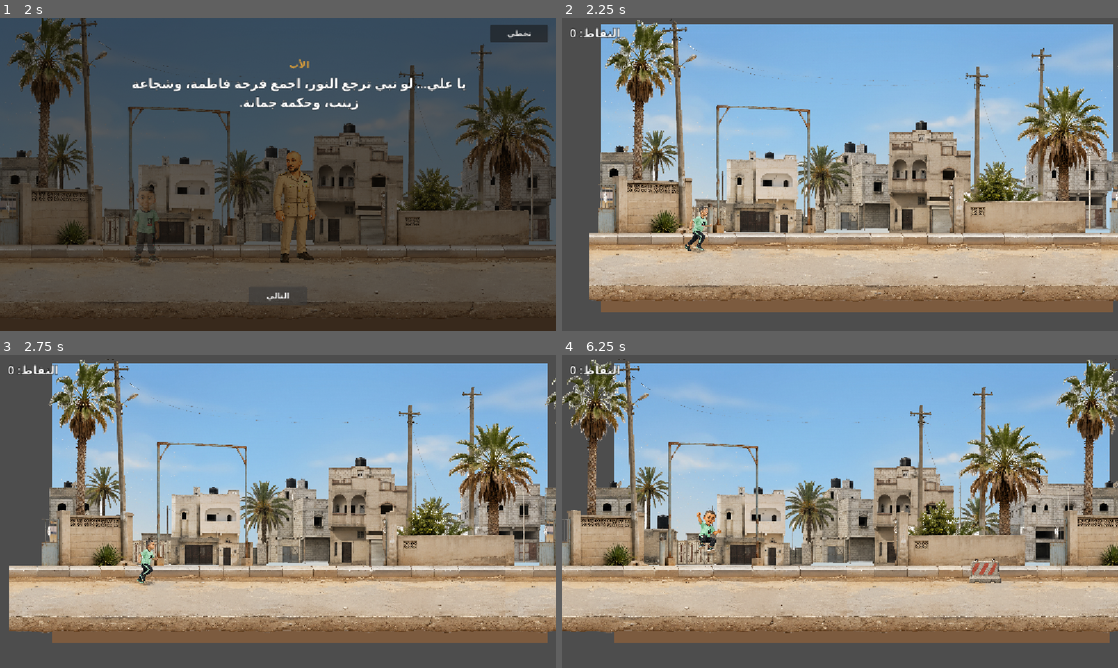
Above: before the commit, frames 1-4 (two rows, left to right).
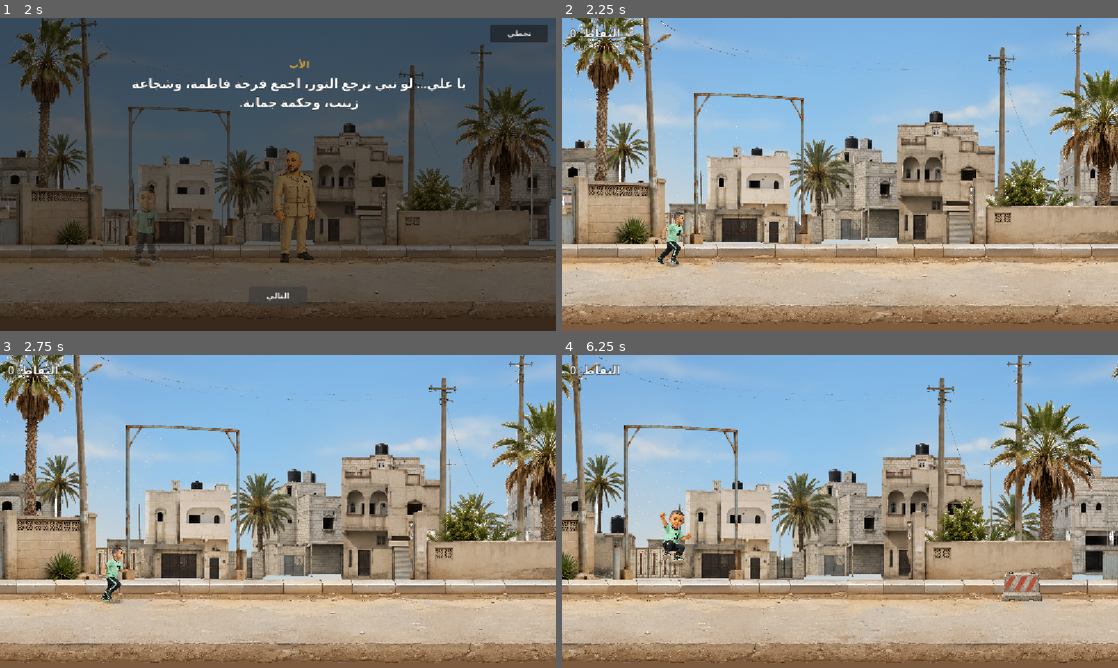
Above: after the commit, the same moments.

Repository: HamzaJwan/Ali-s-Runner
Game: Godot game, scene res://scenes/Main.tscn
Same seed, same stepped clock (60 frames per second), same inputs: the game is played once before the commit and once after it.
Inputs (mouse positions are in pixels of both pictures, inside the frame that each line leads up to):
- Up to frame 1 (2 s): click "ابدأ اللعب" at 0.5 s; click "التالي" at 1.25 s
- Up to frame 2 (2.25 s): click "تخطي" at 2 s
- Up to frame 3 (2.75 s): no input
- Up to frame 4 (6.25 s): tap Enter (ui_accept) at 2.75, 3.02, 3.77, 5.27, 6.02 s; move the mouse to (962, 495) at 2.77 s; click (962, 495) at 2.92 s; move the mouse to (728, 527) at 3.52 s; click (728, 527) at 3.67 s; move the mouse to (895, 442) at 4.27 s; click (895, 442) at 4.42 s; move the mouse to (812, 574) at 5.02 s; click (812, 574) at 5.17 s; move the mouse to (1006, 558) at 5.77 s; click (1006, 558) at 5.92 s

Frame 1 is identical in both runs. In frame 2, 59% of the frame differs, in the area x 0-100%, y 0-100%; in frame 3, 64%; in frame 4, 65%.

Commit message:
autopilot: hotfix camera framing and road polish
Fix the v1.36D camera zoom-out/margins bug: Godot's Camera2D.zoom is a
direct magnification multiplier (zoom=2 doubles size, zoomed IN), not
an inverse FOV value. GAMEPLAY_CAMERA_ZOOM was assigning
Vector2.ONE/1.12 (~0.893) directly to the zoom property, which zoomed
OUT and exposed dark/gray margins beyond the background sprites' fixed
1152x648 coverage. Now assigns 1.12 directly and divides by zoom (not
multiplies) when solving the camera position, matching Godot's real
screen = (world - camera) * zoom + view/2 mapping. Resulting camera
position is numerically unchanged from v1.36D; only the literal zoom
value was wrong. Road/ground visual fixes from v1.36D are untouched -
they did not contribute to the bug.

Co-Authored-By: Claude Sonnet 4.6 <noreply@anthropic.com>

Diff:
--- a/scripts/main.gd
+++ b/scripts/main.gd
@@ -100,18 +100,32 @@
 # encounter/story X positions, etc. are all still real, untouched world
 # coordinates). UI stays unaffected for free: CanvasLayer nodes always
 # render in raw screen space and ignore the active Camera2D's transform.
+#
+# v1.36D-HOTFIX: Camera2D.zoom is a direct magnification multiplier in Godot
+# (zoom = Vector2(2,2) makes everything twice as big/zoomed IN; zoom < 1
+# zooms OUT, showing MORE world squeezed into the same viewport). v1.36D
+# assigned Vector2.ONE / GAMEPLAY_ZOOM_FACTOR (~0.893) directly to
+# Camera2D.zoom, which is the *inverse* convention (correct for a camera
+# FOV/ortho-size value, wrong for Godot's zoom) - that zoomed OUT instead of
+# in, and because the background sprites are only sized to cover the
+# nominal 1152x648 view, the wider-than-expected visible world exposed bare
+# viewport clear color as dark/gray margins past their edges. Fixed by
+# assigning GAMEPLAY_ZOOM_FACTOR directly (no inversion).
 const GAMEPLAY_ZOOM_FACTOR := 1.12
-const GAMEPLAY_CAMERA_ZOOM := Vector2.ONE / GAMEPLAY_ZOOM_FACTOR
+const GAMEPLAY_CAMERA_ZOOM := Vector2(GAMEPLAY_ZOOM_FACTOR, GAMEPLAY_ZOOM_FACTOR)
 const DEFAULT_CAMERA_ZOOM := Vector2.ONE
 const DEFAULT_CAMERA_POSITION := Vector2(VIEW_W / 2.0, VIEW_H / 2.0)
 # Solved so that, after zooming, Ali's world X (PLAYER_START_X) still lands
 # at roughly screen X 235 (inside the requested 220-250 band) and
 # ROAD_SURFACE_Y still lands at the same screen Y as the unzoomed view -
-# the zoom reads as "everything got closer," not as a pan/crop.
+# the zoom reads as "everything got closer," not as a pan/crop. Godot's
+# screen-to-world mapping is screen = (world - camera) * zoom + view/2, so
+# solving for camera divides by zoom (not multiplies, now that zoom holds
+# the real >1 magnification value rather than its inverse).
 const CAMERA_TARGET_SCREEN_X := 235.0
 const GAMEPLAY_CAMERA_POSITION := Vector2(
-	PLAYER_START_X - (CAMERA_TARGET_SCREEN_X - VIEW_W / 2.0) * GAMEPLAY_CAMERA_ZOOM.x,
-	ROAD_SURFACE_Y - (ROAD_SURFACE_Y - VIEW_H / 2.0) * GAMEPLAY_CAMERA_ZOOM.y
+	PLAYER_START_X - (CAMERA_TARGET_SCREEN_X - VIEW_W / 2.0) / GAMEPLAY_CAMERA_ZOOM.x,
+	ROAD_SURFACE_Y - (ROAD_SURFACE_Y - VIEW_H / 2.0) / GAMEPLAY_CAMERA_ZOOM.y
 )
 const CAMERA_TRANSITION_TIME := 0.35
 const START_PLAYER_POSITION := Vector2(
Not shown, changed: docs/AUTOPILOT_PROGRESS.md
